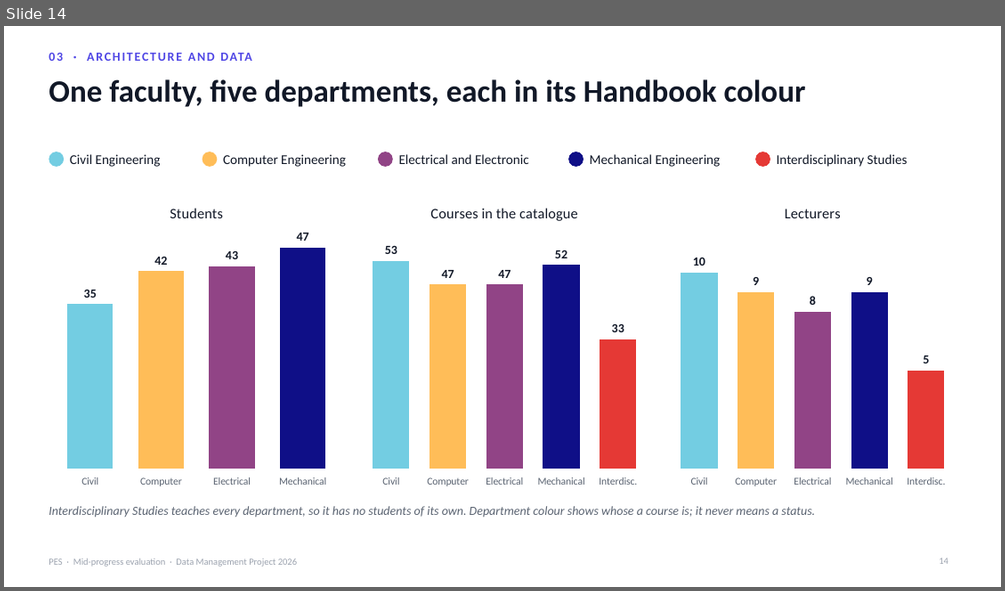
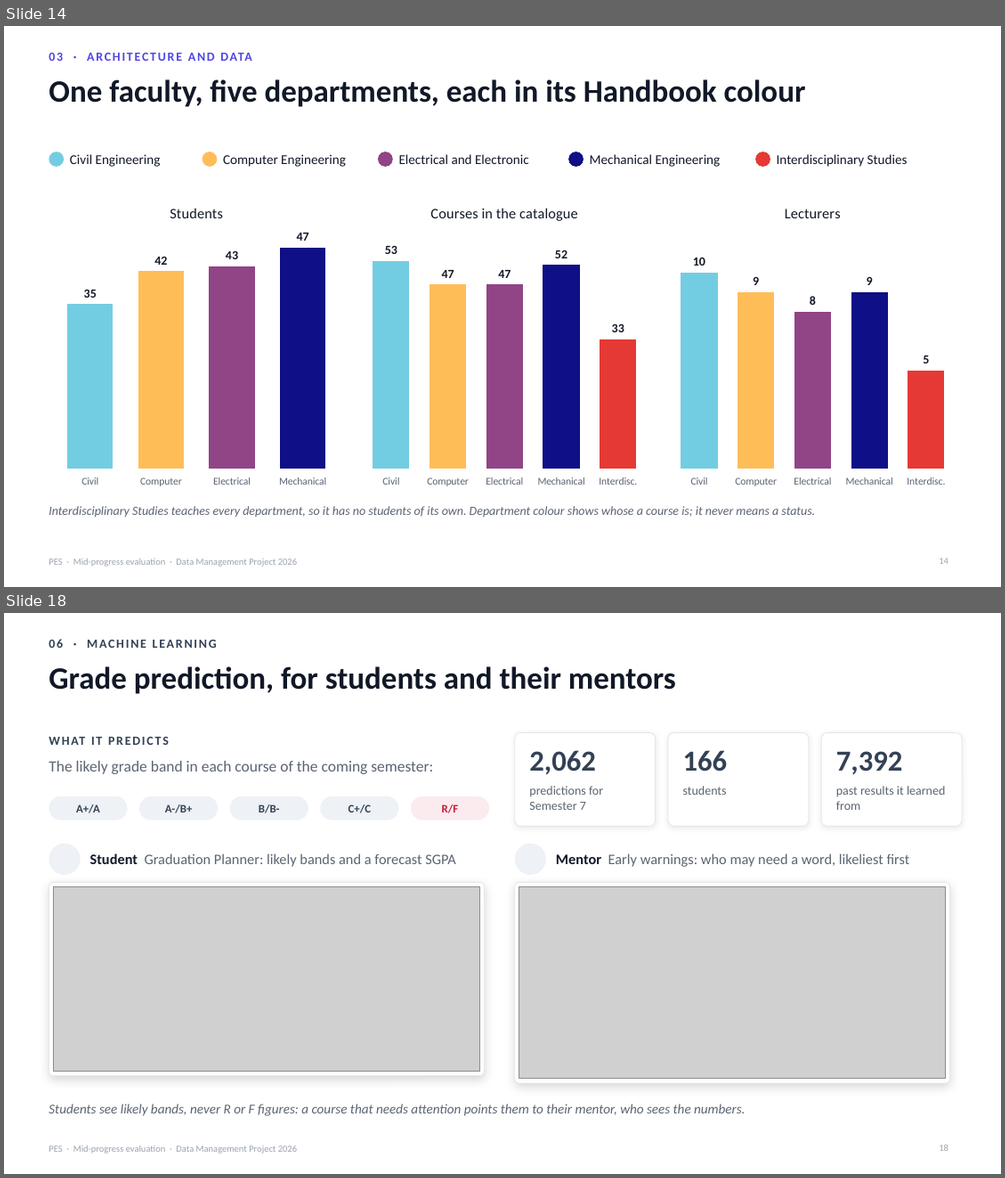
Before and after one commit to Senadheera-eng/Performance-Evaluation-System, a slide deck: presentations/PES_Mid_Progress_Evaluation.pptx. Shown one above the other, each under a label of ours: slide 14 before the commit, slides 14 and 18 after it; the slides between them are not shown. The pictures are 1005x591 and 1005x1178 pixels, drawn with LibreOffice and Linux fonts; fonts in the diff are those of the drawing; grey boxes stand for pictures; background and template pictures are left out. Boxes give left, top, right and bottom in pixels: in the first picture for what was removed or moved away, otherwise in the second. Text is boxed around its words. In the diff, an @@ line names an element or a change of style, - is before the commit and + after.

```diff
--- a/presentations/PES_Mid_Progress_Evaluation.pptx
+++ b/presentations/PES_Mid_Progress_Evaluation.pptx
@@ slide 18 added at (4,613,1001,1174), background #FFFFFF; not listed: 1 template element that a slide beside it also shows @@
@@ text added at (48,639,217,648), 12 pt, text #334155, bold @@
+06 · MACHINE LEARNING
@@ title added at (48,666,676,694), 30 pt, text #111827, bold @@
+Grade prediction, for students and their mentors
@@ text added at (48,732,490,754), 12 pt, text #334155, bold @@
+WHAT IT PREDICTS
@@ rounded rectangle added at (515,732,655,826), fill #FFFFFF, outline #E5E7EB 0.75 pt @@
@@ rounded rectangle added at (668,732,809,826), fill #FFFFFF, outline #E5E7EB 0.75 pt @@
@@ rounded rectangle added at (821,732,962,826), fill #FFFFFF, outline #E5E7EB 0.75 pt @@
@@ text added at (48,761,433,774), 15 pt, text #5B6472 @@
+The likely grade band in each course of the coming semester:
@@ text added at (529,750,595,774), 28 pt, text #334155, bold @@
+2,062
@@ text added at (683,750,728,771), 28 pt, text #334155, bold @@
+166
@@ text added at (836,751,902,774), 28 pt, text #334155, bold @@
+7,392
@@ rounded rectangle added at (48,796,128,820), fill #EEF1F5 @@
@@ rounded rectangle added at (139,796,218,820), fill #EEF1F5 @@
@@ rounded rectangle added at (230,796,308,820), fill #EEF1F5 @@
@@ rounded rectangle added at (320,796,399,820), fill #EEF1F5 @@
@@ rounded rectangle added at (411,796,489,820), fill #FCEBEE @@
@@ text added at (529,786,603,810), 12 pt, text #5B6472 @@
+predictions for Semester 7
@@ text added at (683,786,727,795), 12 pt, text #5B6472 @@
+students
@@ text added at (836,786,945,810), 12 pt, text #5B6472 @@
+past results it learned from
@@ text added at (76,804,100,813), 11 pt, text #334155, bold @@
+A+/A
@@ text added at (165,804,193,813), 11 pt, text #334155, bold @@
+A-/B+
@@ text added at (259,804,280,813), 11 pt, text #334155, bold @@
+B/B-
@@ text added at (348,804,371,813), 11 pt, text #334155, bold @@
+C+/C
@@ text added at (442,804,459,813), 11 pt, text #C41E3A, bold @@
+R/F
@@ ellipse added at (48,844,81,875), fill #EEF1F5 @@
@@ ellipse added at (515,844,546,875), fill #EEF1F5 @@
@@ text added at (90,853,456,867), 14 pt, text #5B6472 @@
+Student Graduation Planner: likely bands and a forecast SGPA
@@ text added at (556,853,910,867), 14 pt, text #5B6472 @@
+Mentor Early warnings: who may need a word, likeliest first
@@ rounded rectangle added at (48,882,484,1076), fill #FFFFFF, outline #E5E7EB 0.75 pt @@
@@ picture added at (53,887,479,1071) @@
@@ rounded rectangle added at (515,882,950,1083), fill #FFFFFF, outline #E5E7EB 0.75 pt @@
@@ picture added at (519,887,946,1078) @@
@@ text added at (48,1103,744,1116), 13 pt, text #5B6472, italic @@
+Students see likely bands, never R or F figures: a course that needs attention points them to their mentor, who sees the numbers.
@@ page number added at (938,1144,948,1151), 9 pt, text #9CA3AF @@
+18
```
Also in this commit, not shown: 8 slides changed, 2 other slides added.
